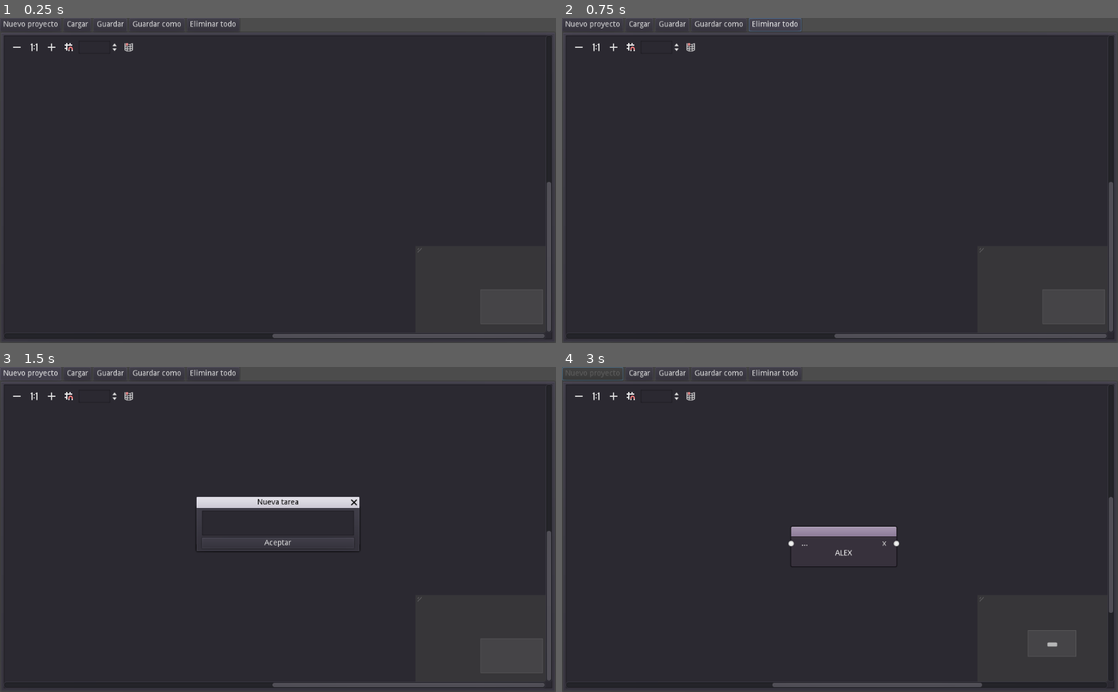
Above: before the commit, frames 1-4 (two rows, left to right).
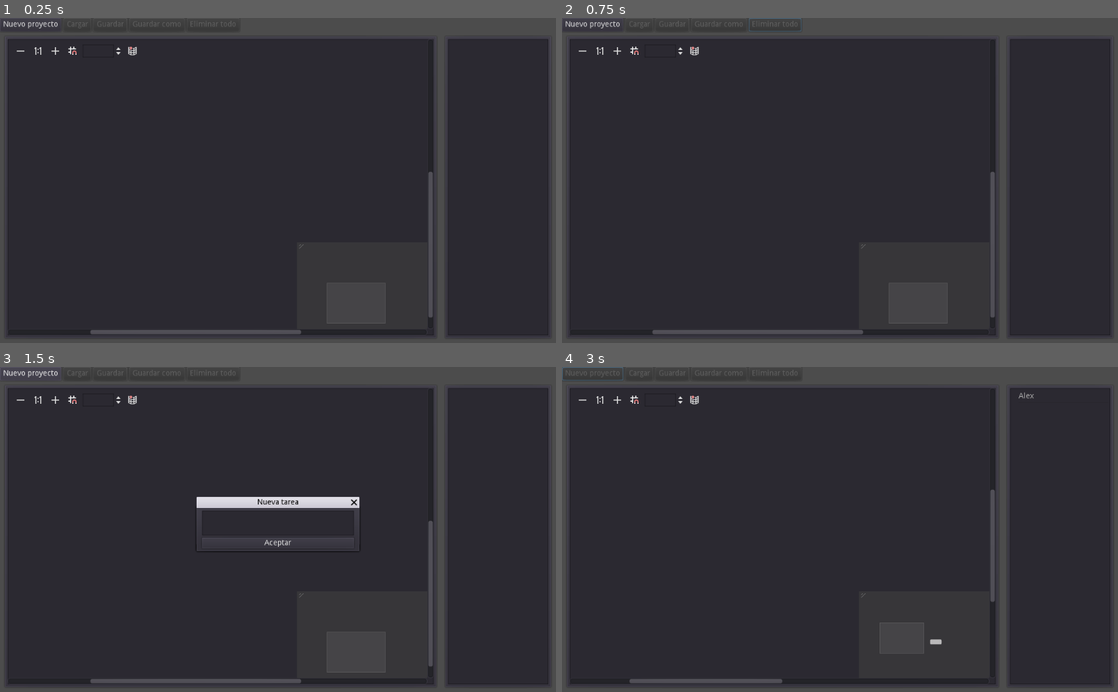
Above: after the commit, the same moments.

Repository: andresleonardobg/go-do
Game: Godot game, scene res://scenes/mentalMap.tscn
The game is run twice, just before and just after one commit, with the same random seed, the same clock (stepped at 60 frames per second) and the same inputs. The project has no main scene, so this scene is started directly.
Inputs (mouse positions are in pixels of both pictures, inside the frame that each line leads up to):
- Up to frame 1 (0.25 s): no input
- Up to frame 2 (0.75 s): click (773, 24) at 0.5 s, where only the run before the commit has a clickable "Eliminar todo"
- Up to frame 3 (1.5 s): click "Nuevo proyecto" at 1.25 s
- Up to frame 4 (3 s): click (840, 523) at 2.02 s; type "Alex" at 2.1 s; click "Aceptar" at 2.75 s

The runs differ from the first frame. In frame 1, 6.7% of the frame differs, in the area x 0-100%, y 0-100%; in frame 2, 6.8%; in frame 3, 6.7%; in frame 4, 6.1%.

Commit message:
split panel

Diff:
--- a/scenes/list_of_tasks.tscn
+++ b/scenes/list_of_tasks.tscn
@@ -6,9 +6,6 @@
 anchor_right = 1.0
 anchor_bottom = 1.0
 script = ExtResource( 1 )
-__meta__ = {
-"_edit_use_anchors_": false
-}
 
 [node name="PanelContainer" type="PanelContainer" parent="."]
 anchor_right = 1.0
@@ -19,3 +16,11 @@
 margin_top = 7.0
 margin_right = 1017.0
 margin_bottom = 593.0
+
+[node name="createItem" type="Button" parent="."]
+visible = false
+margin_right = 12.0
+margin_bottom = 20.0
+text = "create new itme"
+
+[connection signal="pressed" from="createItem" to="." method="_on_createItem_pressed"]
--- a/scenes/mentalMap.tscn
+++ b/scenes/mentalMap.tscn
@@ -1,18 +1,20 @@
-[gd_scene load_steps=2 format=2]
+[gd_scene load_steps=3 format=2]
 
+[ext_resource path="res://scenes/list_of_tasks.tscn" type="PackedScene" id=1]
 [ext_resource path="res://scripts/mentalMap.gd" type="Script" id=2]
 
 [node name="mentalMap" type="Control"]
 anchor_right = 1.0
 anchor_bottom = 1.0
+size_flags_horizontal = 15
+size_flags_vertical = 15
 script = ExtResource( 2 )
-__meta__ = {
-"_edit_use_anchors_": false
-}
 
 [node name="menu" type="HBoxContainer" parent="."]
 anchor_right = 1.0
 margin_bottom = 25.0
+size_flags_horizontal = 3
+size_flags_vertical = 3
 
 [node name="new" type="Button" parent="menu"]
 margin_right = 113.0
@@ -23,40 +25,63 @@
 margin_left = 117.0
 margin_right = 168.0
 margin_bottom = 25.0
+disabled = true
 text = "Cargar"
 
 [node name="save" type="Button" parent="menu"]
 margin_left = 172.0
 margin_right = 234.0
 margin_bottom = 25.0
+disabled = true
 text = "Guardar"
 
 [node name="save as" type="Button" parent="menu"]
 margin_left = 238.0
 margin_right = 340.0
 margin_bottom = 25.0
+disabled = true
 text = "Guardar como"
 
-[node name="Button" type="Button" parent="menu"]
+[node name="reset" type="Button" parent="menu"]
 margin_left = 344.0
 margin_right = 441.0
 margin_bottom = 25.0
+disabled = true
 text = "Eliminar todo"
 
-[node name="PanelContainer" type="PanelContainer" parent="."]
-anchor_right = 1.0
-anchor_bottom = 1.0
-margin_top = 25.0
-__meta__ = {
-"_edit_use_anchors_": false
-}
+[node name="HSplitContainer" type="HSplitContainer" parent="."]
+margin_left = 7.0
+margin_top = 32.0
+margin_right = 1017.0
+margin_bottom = 593.0
+size_flags_horizontal = 15
+size_flags_vertical = 15
+split_offset = 300
 
-[node name="GraphEdit" type="GraphEdit" parent="PanelContainer"]
+[node name="PanelContainer" type="PanelContainer" parent="HSplitContainer"]
+margin_right = 799.0
+margin_bottom = 561.0
+size_flags_horizontal = 15
+size_flags_vertical = 15
+
+[node name="GraphEdit" type="GraphEdit" parent="HSplitContainer/PanelContainer"]
 margin_left = 7.0
 margin_top = 7.0
-margin_right = 1017.0
-margin_bottom = 568.0
+margin_right = 792.0
+margin_bottom = 554.0
+size_flags_horizontal = 15
+size_flags_vertical = 15
+scroll_offset = Vector2( -475, -39 )
 use_snap = false
+
+[node name="list_of_tasks" parent="HSplitContainer" instance=ExtResource( 1 )]
+anchor_right = 0.0
+anchor_bottom = 0.0
+margin_left = 811.0
+margin_right = 1010.0
+margin_bottom = 561.0
+size_flags_horizontal = 15
+size_flags_vertical = 15
 
 [node name="new_task" type="WindowDialog" parent="."]
 margin_left = 345.0
@@ -86,6 +111,8 @@
 margin_bottom = 46.0
 size_flags_horizontal = 7
 size_flags_vertical = 7
+caret_block_mode = true
+caret_blink = true
 __meta__ = {
 "_edit_use_anchors_": false
 }
@@ -99,8 +126,8 @@
 [connection signal="pressed" from="menu/new" to="." method="_on_new_pressed"]
 [connection signal="pressed" from="menu/load" to="." method="_on_load_pressed"]
 [connection signal="pressed" from="menu/save" to="." method="_on_save_pressed"]
-[connection signal="connection_from_empty" from="PanelContainer/GraphEdit" to="." method="_on_GraphEdit_connection_from_empty"]
-[connection signal="connection_request" from="PanelContainer/GraphEdit" to="." method="_on_GraphEdit_connection_request"]
-[connection signal="connection_to_empty" from="PanelContainer/GraphEdit" to="." method="_on_GraphEdit_connection_to_empty"]
-[connection signal="node_selected" from="PanelContainer/GraphEdit" to="." method="_on_GraphEdit_node_selected"]
+[connection signal="connection_from_empty" from="HSplitContainer/PanelContainer/GraphEdit" to="." method="_on_GraphEdit_connection_from_empty"]
+[connection signal="connection_request" from="HSplitContainer/PanelContainer/GraphEdit" to="." method="_on_GraphEdit_connection_request"]
+[connection signal="connection_to_empty" from="HSplitContainer/PanelContainer/GraphEdit" to="." method="_on_GraphEdit_connection_to_empty"]
+[connection signal="node_selected" from="HSplitContainer/PanelContainer/GraphEdit" to="." method="_on_GraphEdit_node_selected"]
 [connection signal="pressed" from="new_task/VBoxContainer/Accept" to="." method="_on_Accept_pressed"]
--- a/scripts/list_of_tasks.gd
+++ b/scripts/list_of_tasks.gd
@@ -2,34 +2,34 @@
 
 onready var tree_task = $PanelContainer/Tree
 
+var items : Array
+
+signal know_item(item)
+
 func _ready() -> void:
+	pass
 
-	Global.load_data()
+#signals
+#func _on_createItem_pressed() -> void:
+#	var item_selected = tree_task.get_selected()
+#	var new_item = tree_task.create_item(item_selected)
+#	new_item.set_text(0, 'item creado')
 
-	var project = tree_task.create_item()
-	project.set_text(0, Global.data["nodes"][0]["name_task"])
+func _process(delta: float) -> void:
+	if tree_task.get_root() != null:
+		var child = tree_task.get_root().get_children()
+		while child != null:
+				# put code here
+			print(child)
+			child = child.get_next()
 
-	var list : Array = []
+#functions
+func add_new_items( n:String ) -> void:
 
-	for n in Global.data["nodes"]:
-		if n["name_task"] != Global.data["nodes"][0]["name_task"] and n["parent"] != Global.data["nodes"][0]["name_task"]:
-
-			var child = tree_task.create_item(project)
-			child.set_text(0, n["name_task"])
-			list.append(child)
-#		else:
-#			for i in list:
-#				if n["parent"] == i.get_text(0):
-#					var child = tree_task.create_item(i)
-#					list.append(child)
-
-
-	print(list[0].get_text(0))
-#	var root = tree_task.create_item()
-#	root.set_text(0, "proyecto")
-#	var child1 = tree_task.create_item(root)
-#	child1.set_text(0,"hijo uno")
-#	var child2 = tree_task.create_item(root)
-#	child2.set_text(0,"hijo dos")
-#	var subchild1 = tree_task.create_item(child1)
-#	subchild1.set_text(0, "Subchild1")
+	if tree_task.get_selected():
+		var item = tree_task.create_item(tree_task.get_selected())
+		item.set_text(0, n)
+	else:
+		var item = tree_task.create_item()
+		item.set_text(0, n)
+		items.append(item)
--- a/scripts/mentalMap.gd
+++ b/scripts/mentalMap.gd
@@ -9,7 +9,7 @@
 var node_parent = ""
 
 #panel graph edit
-onready var panel_graph = $PanelContainer/GraphEdit
+onready var panel_graph = $HSplitContainer/PanelContainer/GraphEdit
 
 #load node
 const node_task = preload("res://scenes/nodoTask.tscn")
@@ -75,6 +75,7 @@
 	display_data()
 
 func _on_Accept_pressed() -> void:
+	$HSplitContainer/list_of_tasks.add_new_items( text_task.text )
 	if panel_graph.get_child_count() == 2:
 		Global.add_new_node(
 			center_window - Vector2(100, 40),
@@ -93,8 +94,8 @@
 func _on_GraphEdit_node_selected(node: Node) -> void:
 	print(node)
 
+
 func _on_GraphEdit_connection_to_empty(from: String, _from_slot: int, release_position: Vector2) -> void:
 	window_new_task.popup()
 	position_new_node = release_position
 	node_parent = from
-	window_new_task.rect_position = release_position - Vector2(150, -40)
